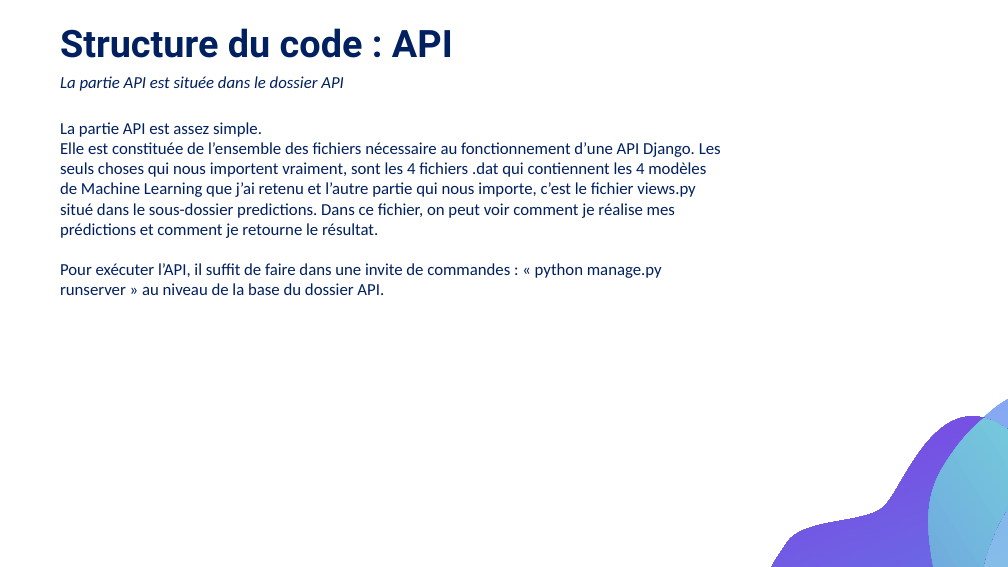
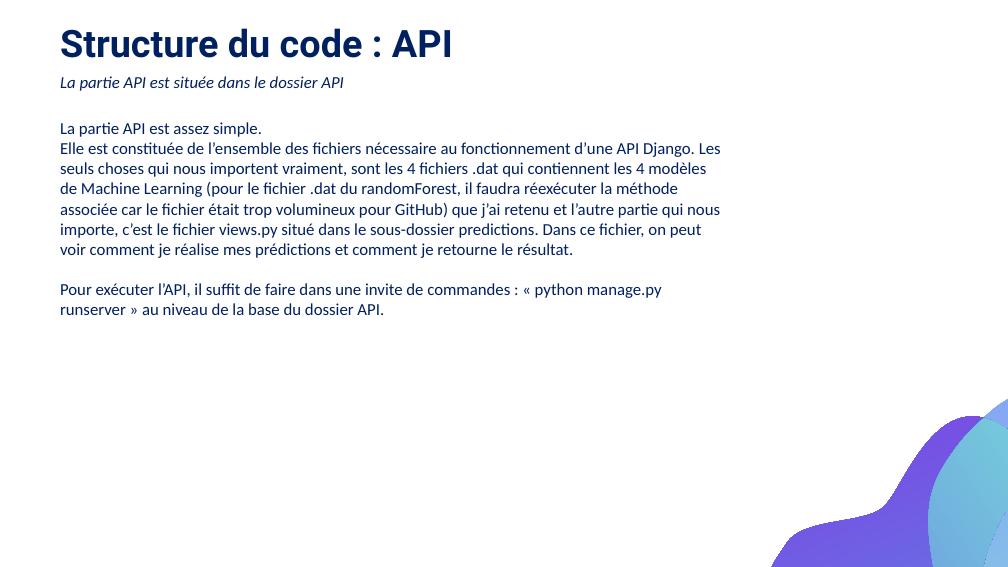
Before and after one commit to Warhammer2345/ProjetPythonForDataAnalysis, a slide deck: slide 12 of PowerPoint De Presentation/Presentation_Projet_Python.pptx. Drawn at 1008x567 pixels with LibreOffice and Linux fonts; fonts in the diff are those of the drawing. Boxes give left, top, right and bottom in pixels: in the first picture for what was removed or moved away, otherwise in the second. Text is boxed around its words. In the diff, an @@ line names an element or a change of style, - is before the commit and + after.

Commit message:
Précision dans le PowerPoint sur la suppression du fichier RF.dat

```diff
--- a/PowerPoint De Presentation/Presentation_Projet_Python.pptx
+++ b/PowerPoint De Presentation/Presentation_Projet_Python.pptx
@@ text at (60, 142, 721, 258): text changed @@
-Elle est constituée de l’ensemble des fichiers nécessaire au fonctionnement d’une API Django. Les seuls choses qui nous importent vraiment, sont les 4 fichiers .dat qui contiennent les 4 modèles de Machine Learning que j’ai retenu et l’autre partie qui nous importe, c’est le fichier views.py situé dans le sous-dossier predictions. Dans ce fichier, on peut voir comment je réalise mes prédictions et comment je retourne le résultat.
+Elle est constituée de l’ensemble des fichiers nécessaire au fonctionnement d’une API Django. Les seuls choses qui nous importent vraiment, sont les 4 fichiers .dat qui contiennent les 4 modèles de Machine Learning (pour le fichier .dat du randomForest, il faudra réexécuter la méthode associée car le fichier était trop volumineux pour GitHub) que j’ai retenu et l’autre partie qui nous importe, c’est le fichier views.py situé dans le sous-dossier predictions. Dans ce fichier, on peut voir comment je réalise mes prédictions et comment je retourne le résultat.
```
Also in this commit, not shown: 1 other slide changed.
